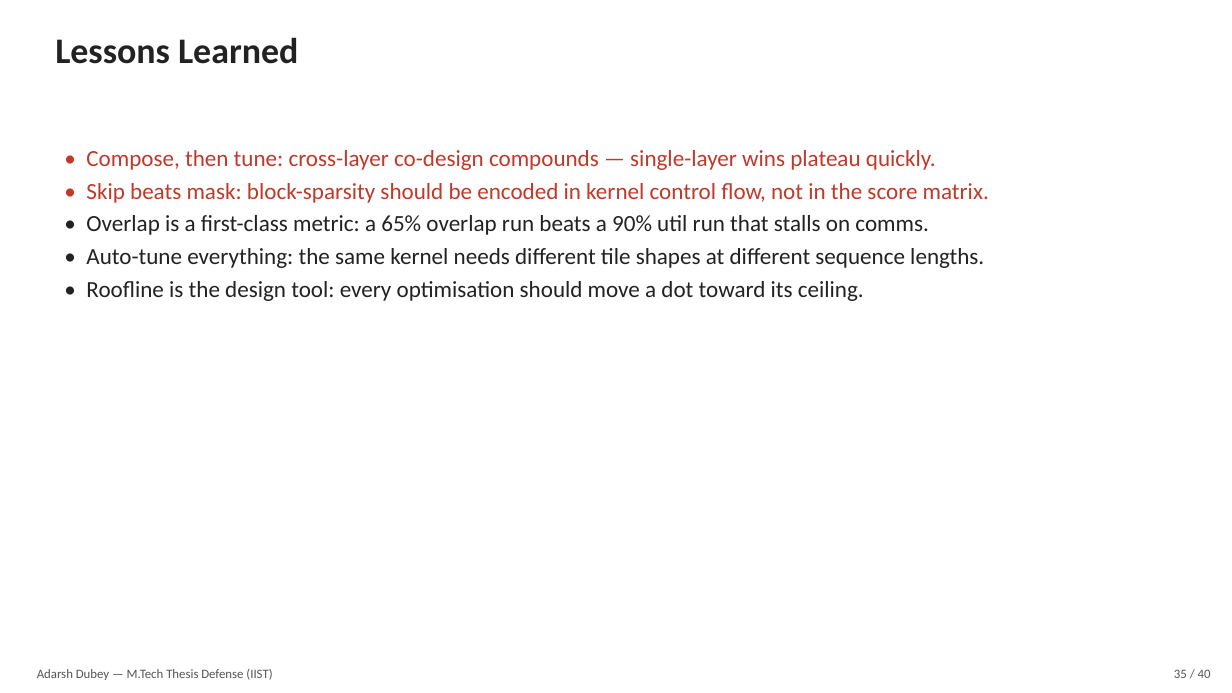
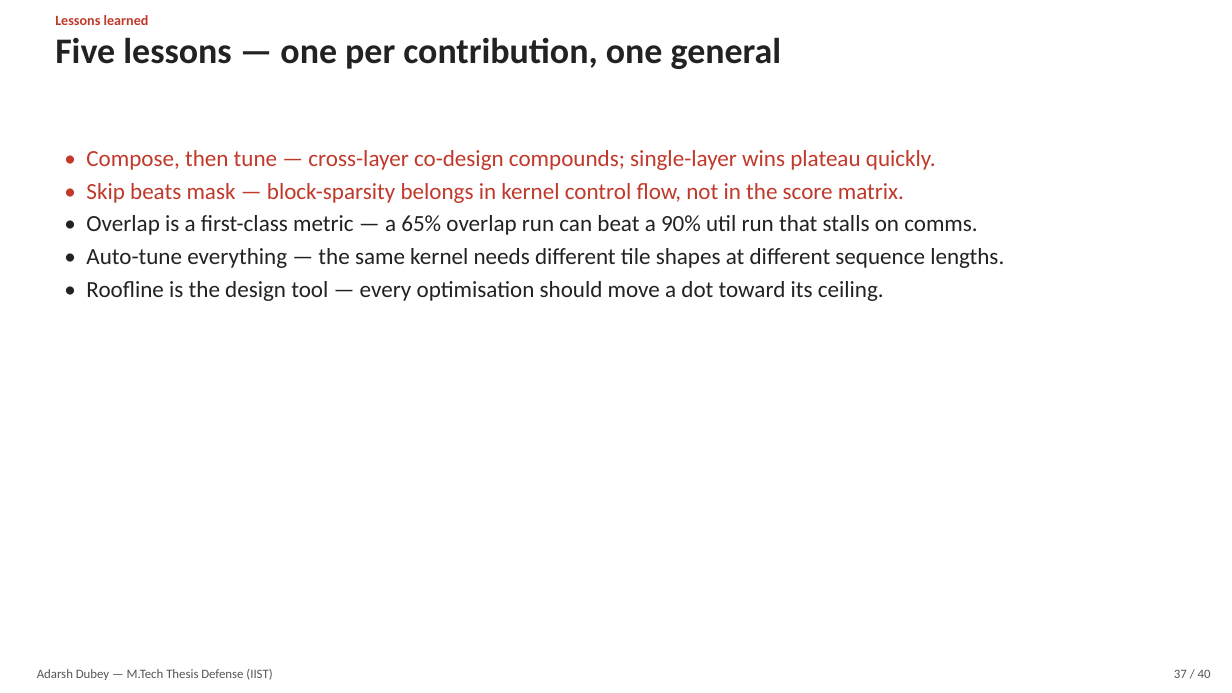
Before and after one commit to adubey-ai/mtech-thesis, a slide deck: slide 37 of thesis_defense.pptx (slide 35 before the commit). Drawn at 1232x693 pixels with LibreOffice and Linux fonts; fonts in the diff are those of the drawing. Boxes give left, top, right and bottom in pixels: in the first picture for what was removed or moved away, otherwise in the second. Text is boxed around its words. In the diff, an @@ line names an element or a change of style, - is before the commit and + after.

```diff
--- a/thesis_defense.pptx
+++ b/thesis_defense.pptx
@@ text at bbox=[55, 15, 149, 25]: text changed; size 28 to 11 pt; text colour #222222 to #C0392B @@
-Lessons Learned
+Lessons learned
@@ text added at bbox=[55, 37, 782, 69], 28 pt, text #222222, bold @@
+Five lessons — one per contribution, one general
@@ text at bbox=[86, 150, 1004, 301]: text changed @@
-• Compose, then tune: cross-layer co-design compounds — single-layer wins plateau quickly.
-• Skip beats mask: block-sparsity should be encoded in kernel control flow, not in the score matrix.
-• Overlap is a first-class metric: a 65% overlap run beats a 90% util run that stalls on comms.
-• Auto-tune everything: the same kernel needs different tile shapes at different sequence lengths.
-• Roofline is the design tool: every optimisation should move a dot toward its ceiling.
+• Compose, then tune — cross-layer co-design compounds; single-layer wins plateau quickly.
+• Skip beats mask — block-sparsity belongs in kernel control flow, not in the score matrix.
+• Overlap is a first-class metric — a 65% overlap run can beat a 90% util run that stalls on comms.
+• Auto-tune everything — the same kernel needs different tile shapes at different sequence lengths.
+• Roofline is the design tool — every optimisation should move a dot toward its ceiling.
@@ text at bbox=[1174, 669, 1211, 678]: text changed @@
-35 / 40
+37 / 40
```
Also in this commit, not shown: 30 other slides changed, 9 slides added, 9 slides removed, 1 other file.
